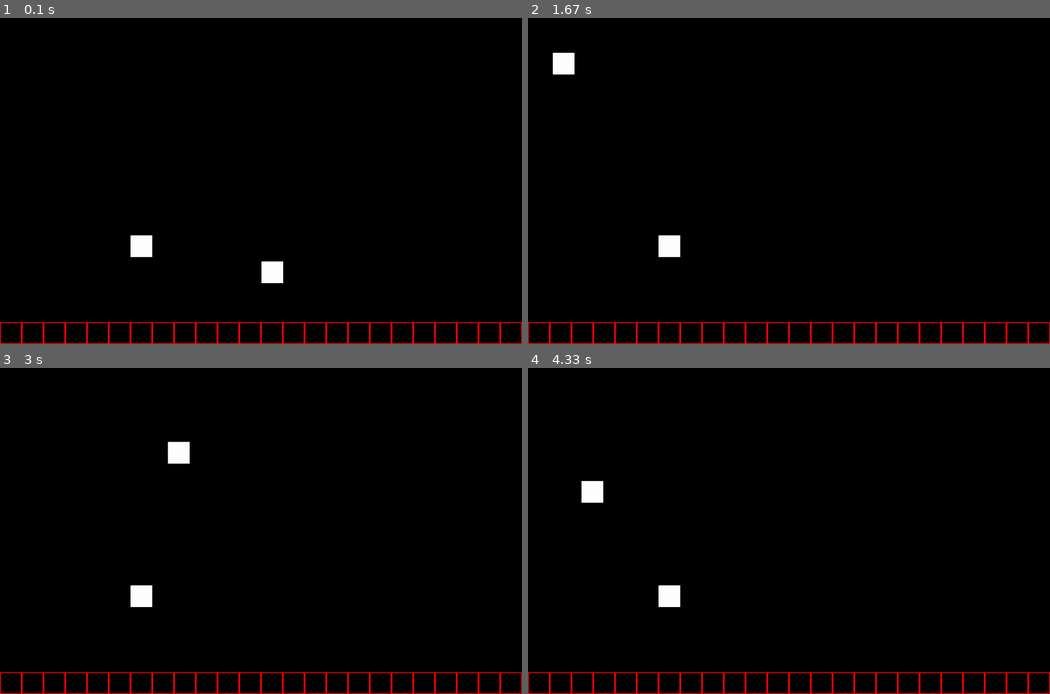
Above: before the commit, frames 1-4 (two rows, left to right).
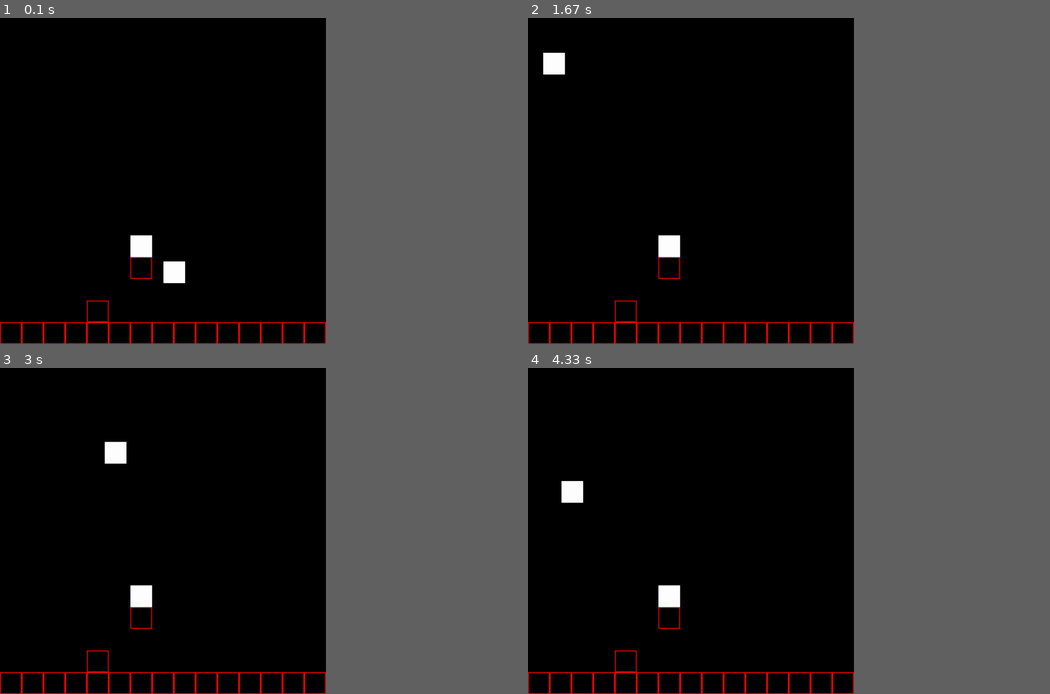
Above: after the commit, the same moments.

Repository: R4F43LL-D3VB3GINN3R/Python_Pygame_Training
Game: pygame game, started from main.py
Two runs of this game, one before a commit and one after it. Both use one fixed random seed, a clock stepped at 60 frames per second and the inputs below.
Inputs:
- Up to frame 1 (0.1 s): no input
- Up to frame 2 (1.67 s): no input
- Up to frame 3 (3 s): no input
- Up to frame 4 (4.33 s): no input
In our replay, the window is 900x562 before the commit and 562x562 after it. These sizes can differ from the game's own. Grey fills any space a smaller window leaves; there, only what the larger window draws over its background counts as a difference.

The runs differ from the first frame. In frame 1, 1.4% of the frame differs, in the area x 12-100%, y 66-100%; in frame 2, 1.1%; in frame 3, 1.4%; in frame 4, 1.3%.

Commit message:
Update settings.py

Diff:
--- a/settings.py
+++ b/settings.py
@@ -1,7 +1,7 @@
 #-------------------------------------------------------------------------------------------------------------------------------------------------------------------------------------------------------------#
 # [IMPORTS] #
 
-import pygame
+
 
 #-------------------------------------------------------------------------------------------------------------------------------------------------------------------------------------------------------------#
 # [STAGE - 001] #
@@ -18,16 +18,16 @@
 '                                ',
 '                                ',
 '                                ',
+'      X                         ',
 '                                ',
-'                                ',
-'                                ',
+'    X                           ',
 'XXXXXXXXXXXXXXXXXXXXXXXXXXXXXXXX']
 
 #-------------------------------------------------------------------------------------------------------------------------------------------------------------------------------------------------------------#
 # [SETTINGS] #
 
 tile_size = 50
-screen_width = 1200
+screen_width = len(stage_001) * tile_size
 screen_height = len(stage_001) * tile_size
 
 #-------------------------------------------------------------------------------------------------------------------------------------------------------------------------------------------------------------#
